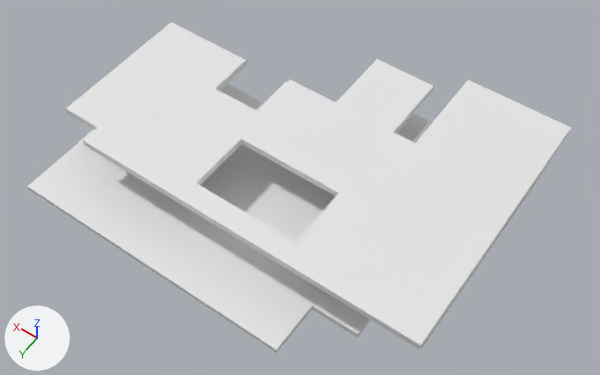
A saved change to the FBX model Assets/Asset Afta/3D/Enviroment/Villa/Asset Export/Fase2/MCHouse-Lantai.fbx.
One viewpoint serves both versions: a 50 mm camera at (-25.9, 35.4, 53.2) aimed at (-2.3, 2.4, 1.4). The lights are fixed; the arrows at lower left show +X, +Y and +Z. The picture after the commit comes second. Materials are left out; every surface is plain grey. Objects named as collision shapes, trigger or cutter boxes, shadow casters or lower levels of detail are left out. Where no turn or scale is listed for an object, it has been applied to the vertices.

Objects in the first picture: 'MCHouse-Lantai_1', 'MCHouse-Lantai_2'.
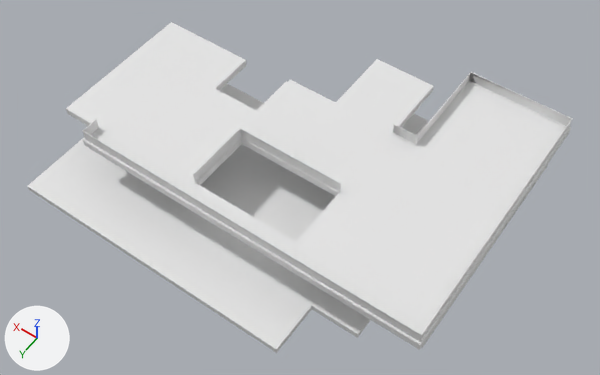
Changed parts and their boxes (x1, y1, x2, y2) in the pictures (600 x 375 px):
'MCHouse-Balkon 1 L2', added: after (83, 72, 573, 345)
'MCHouse-Balkon 2 L2', added: after (193, 128, 341, 193)

What the commit changed:
Mesh me_plane_110 is new.
It has 132 vertices, 102 faces and spans x -8.9..21.1, y -0.1..23.0, z 0.0..1.1.
Mesh me_mesh_510 is new.
It has 30 vertices, 18 faces and spans x 10.57..19.82, y 14.96..20.54, z -0.04..1.13.
Object 'MCHouse-Balkon 1 L2' (ob_mchouse_balkon_1_l2) is new; it shows me_plane_110.
Its location is (-8.7, -12.48, 4.79).
Object 'MCHouse-Balkon 2 L2' (ob_mchouse_balkon_2_l2) is new; it shows me_mesh_510.
Its location is (-17.13, -11.75, 4.8).
